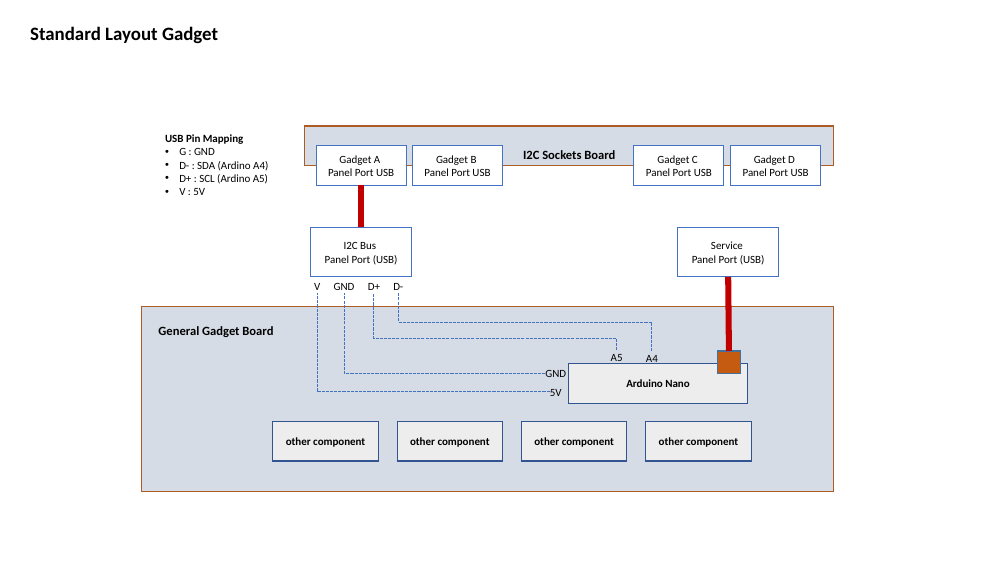
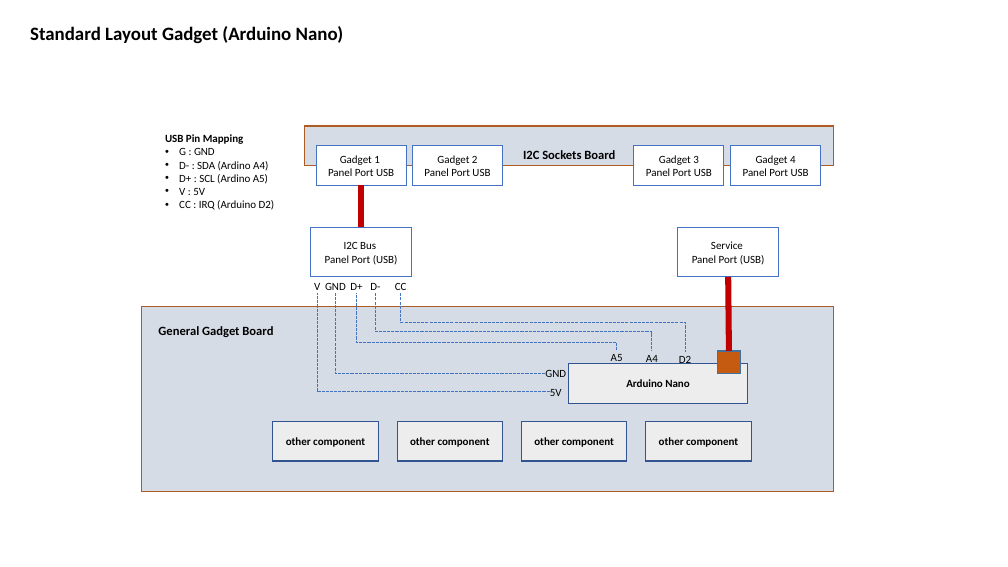
Before and after one commit to jeskes/activityboard, a slide deck: slide 4 of Activityboard.pptx. Drawn at 1008x567 pixels with LibreOffice and Linux fonts; fonts in the diff are those of the drawing. Boxes give left, top, right and bottom in pixels: in the first picture for what was removed or moved away, otherwise in the second. Text is boxed around its words. In the diff, an @@ line names an element or a change of style, - is before the commit and + after.

```diff
--- a/Activityboard.pptx
+++ b/Activityboard.pptx
@@ title at (x1=30, y1=26, x2=344, y2=44): text changed @@
-Standard Layout Gadget
+Standard Layout Gadget (Arduino Nano)
@@ text in rectangle at (x1=328, y1=155, x2=394, y2=176): text changed @@
-Gadget A
-Panel Port USB
+Gadget 1
+Panel Port USB
@@ text in rectangle at (x1=424, y1=155, x2=490, y2=176): text changed @@
-Gadget B
-Panel Port USB
+Gadget 2
+Panel Port USB
@@ text in rectangle at (x1=646, y1=155, x2=712, y2=176): text changed @@
-Gadget C
-Panel Port USB
+Gadget 3
+Panel Port USB
@@ text in rectangle at (x1=743, y1=155, x2=809, y2=176): text changed @@
-Gadget D
-Panel Port USB
+Gadget 4
+Panel Port USB
@@ text at (x1=179, y1=200, x2=275, y2=210): paragraph added @@
+• CC : IRQ (Arduino D2)
@@ text "GND" moved from (x1=334, y1=283, x2=355, y2=290) to (x1=325, y1=283, x2=346, y2=290) @@
@@ elbow line moved from (545, 374) - (344, 293) to (545, 374) - (336, 293) @@
@@ text "D+" moved from (x1=368, y1=283, x2=380, y2=290) to (x1=350, y1=283, x2=362, y2=290) @@
@@ elbow line moved from (617, 350) - (374, 293) to (617, 350) - (357, 293) @@
@@ text "D-" moved from (x1=393, y1=283, x2=403, y2=290) to (x1=370, y1=283, x2=380, y2=290) @@
@@ elbow line moved from (399, 293) - (652, 351) to (376, 293) - (652, 351) @@
@@ text added at (x1=395, y1=283, x2=407, y2=290), 10.5 pt, text #000000 @@
+CC
@@ elbow line added from (401, 293) to (685, 352), #4472C4 1 pt dashed @@
@@ text added at (x1=679, y1=356, x2=691, y2=364), 10.5 pt, text #000000 @@
+D2
```
Also in this commit, not shown: 1 other slide changed, 1 slide added.
